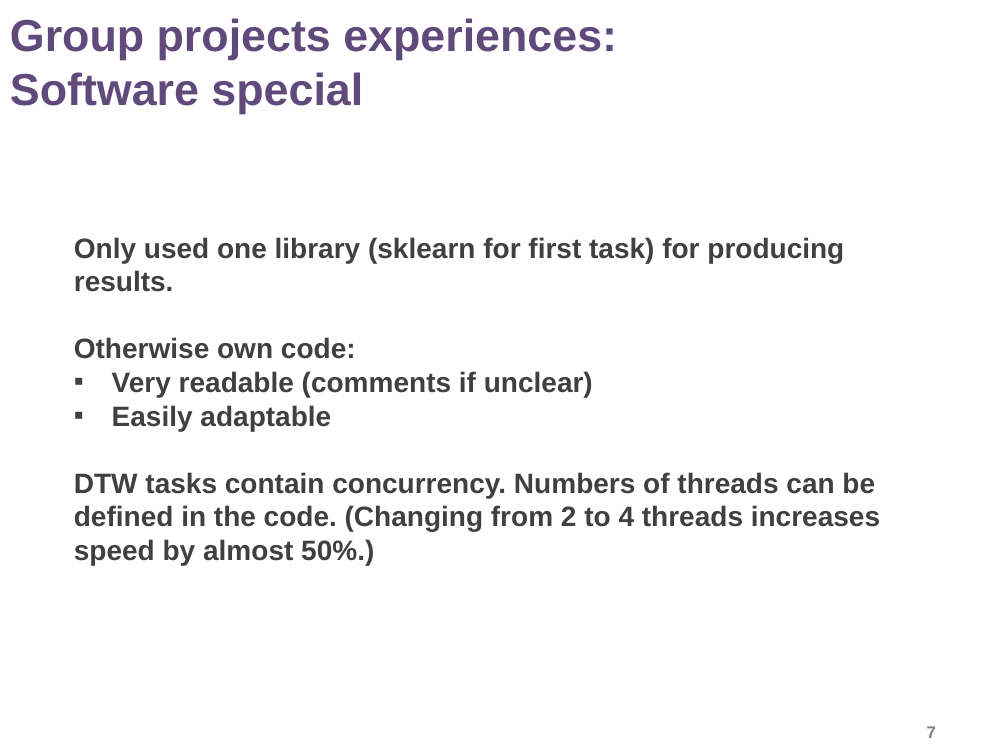
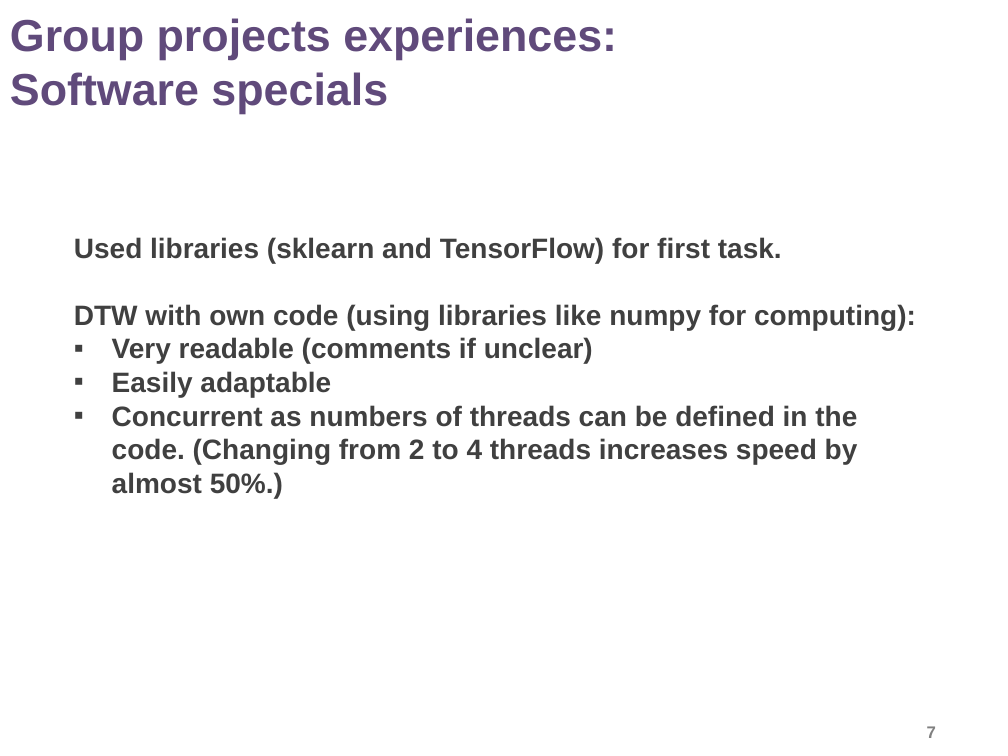
Before and after one commit to pas/pattern-recognition-2018-purple, a slide deck: slide 7 of patRec_purple_final.pptx. Drawn at 1008x756 pixels with LibreOffice and Linux fonts; fonts in the diff are those of the drawing; background and template pictures are left out. Boxes give left, top, right and bottom in pixels: in the first picture for what was removed or moved away, otherwise in the second. Text is boxed around its words. In the diff, an @@ line names an element or a change of style, - is before the commit and + after.

Commit message:
Updated the final presentation.

```diff
--- a/patRec_purple_final.pptx
+++ b/patRec_purple_final.pptx
@@ text at (x1=10, y1=72, x2=388, y2=114): text changed @@
-Software special
+Software specials
@@ text at (x1=74, y1=237, x2=916, y2=330): text changed @@
-Only used one library (sklearn for first task) for producing results.
-Otherwise own code:
+Used libraries (sklearn and TensorFlow) for first task.
+DTW with own code (using libraries like numpy for computing):
@@ text at (x1=112, y1=405, x2=858, y2=498): text changed @@
-DTW tasks contain concurrency. Numbers of threads can be defined in the code. (Changing from 2 to 4 threads increases speed by almost 50%.)
+▪ Concurrent as numbers of threads can be defined in the code. (Changing from 2 to 4 threads increases speed by almost 50%.)
```
Also in this commit, not shown: 1 other slide changed, 1 other file.
